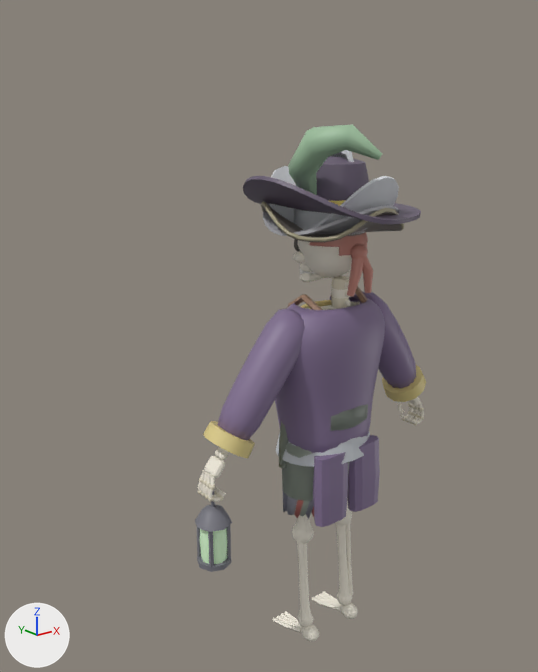
Two versions of the glTF model art/models/skeleton.glb, one commit apart.
The view is the same before and after, from a camera (50 mm lens) standing at (-1.9, -2.0, 2.18) and looking at (-0.16, 0.17, 1.32). Every picture has the same lights, and +X, +Y and +Z are marked at lower left. The picture after the commit comes second. Vertices at exactly the same position are counted once.

Names of what the first picture shows: 'look0', 'look1', 'look2', 'look3', 'look4', 'skeleton'.
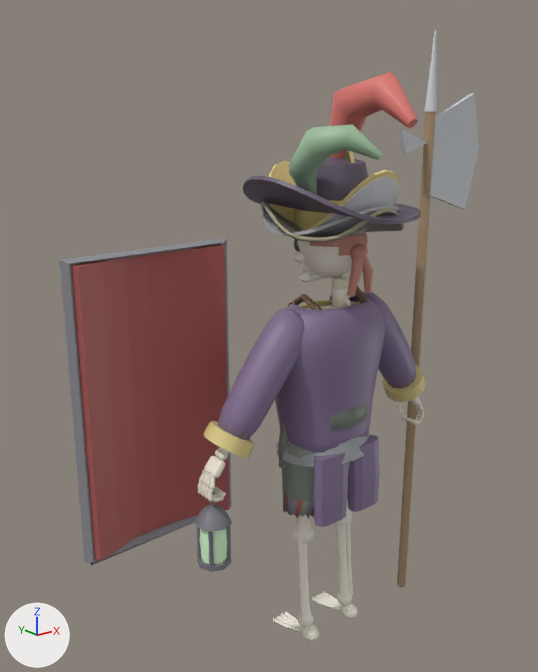
Boxes [x1, y1, x2, y2] around the edits, measured in the pictures (538 x 672 px):
'look5', added (brown): after [59, 30, 479, 587]
part 1 of me_skeleton, edited (looks the same): [198, 239, 424, 642] in both
'look4', unchanged, covered by the edit: [270, 150, 399, 518] in both

Patch to the scene script:
```diff
--- a/art/models/skeleton.glb.py
+++ b/art/models/skeleton.glb.py
@@ mat_defaultmaterial_006 @@
+mat_defaultmaterial_006 = bpy.data.materials.new('DefaultMaterial.006')
+mat_defaultmaterial_006.use_nodes = True; mat_defaultmaterial_006.node_tree.nodes.clear()
+_N = mat_defaultmaterial_006.node_tree.nodes; _L = mat_defaultmaterial_006.node_tree.links
+n0 = _N.new('ShaderNodeOutputMaterial'); n0.name = 'Material Output'
+n1 = _N.new('ShaderNodeBsdfPrincipled'); n1.name = 'Principled BSDF'
+n2 = _N.new('ShaderNodeVertexColor'); n2.name = 'Color Attribute'
+_L.new(n1.outputs[0], n0.inputs[0])  # 'BSDF' to 'Surface'
+_L.new(n2.outputs[0], n1.inputs[0])  # 'Color' to 'Base Color'
@@ me_skeleton @@
 me_skeleton.from_pydata(...)  # 6348 vertices, 12088 faces; spans x -0.58..0.58, y -0.12..0.15, z 0.0..1.8
 # used by ob_skeleton; location = (0.0, 0.0, 0.0)
+# me_skeleton part 1: 12088 faces spanning x -0.58..0.58, y -0.12..0.15, z 0.0..1.8 switch from mat_defaultmaterial_005 to mat_defaultmaterial_006
@@ me_look5 @@
+me_look5.from_pydata(...)  # 2129 vertices, 4118 faces; spans x -0.94..0.86, y -0.37..0.42, z -0.05..2.45
+me_look5.materials.append(mat_defaultmaterial_005)
@@ ob_look5 @@
+ob_look5 = bpy.data.objects.new('look5', me_look5)
+ob_look5.location = (0.0, 0.0, 0.0)
```
